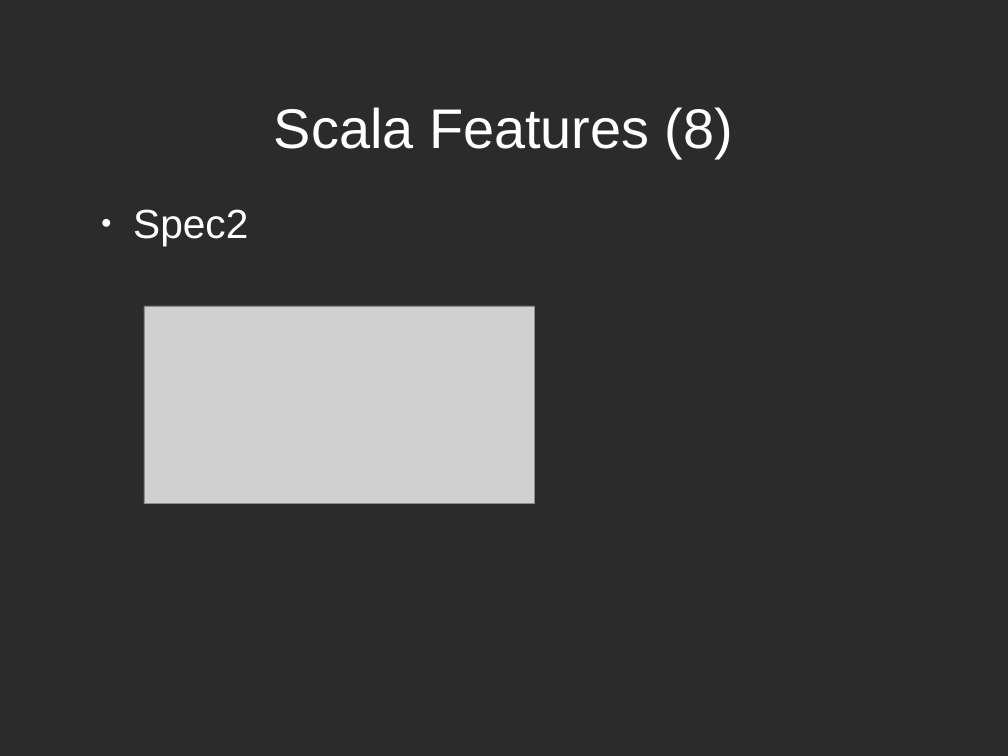
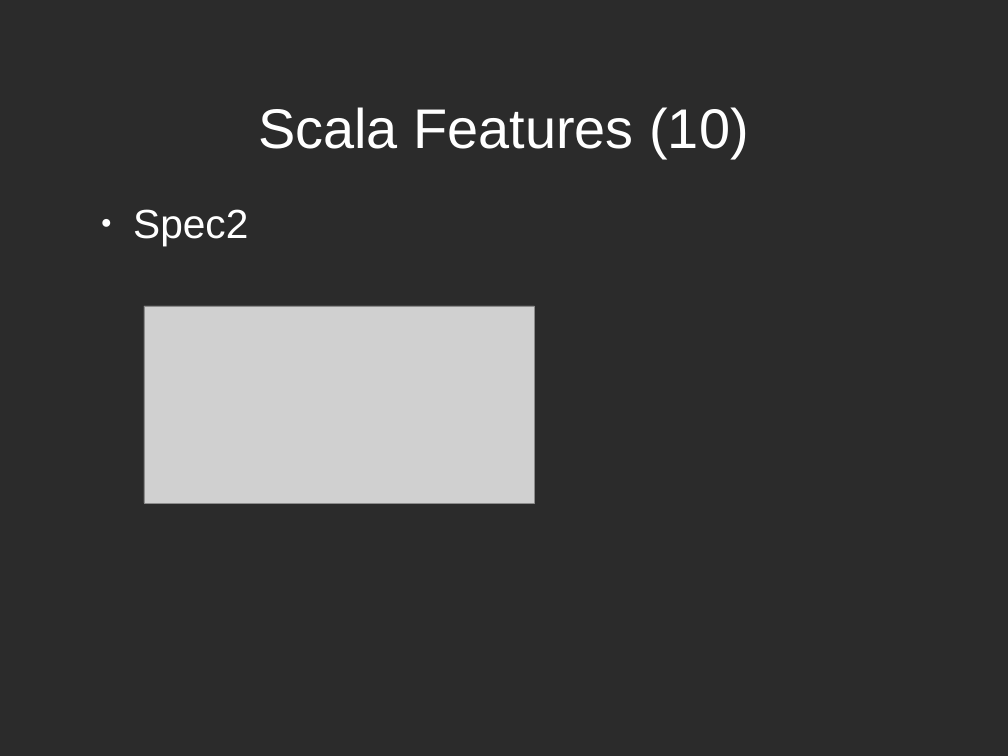
Before and after one commit to Jaykhum/dicewar, a slide deck: slide 18 of doc/Dicewars.odp (slide 14 before the commit). Drawn at 1008x756 pixels with LibreOffice and Linux fonts; fonts in the diff are those of the drawing; grey boxes stand for pictures; background and template pictures are left out; a plain dark background stands for a picture behind light text. Boxes give left, top, right and bottom in pixels: in the first picture for what was removed or moved away, otherwise in the second. Text is boxed around its words. In the diff, an @@ line names an element or a change of style, - is before the commit and + after.

```diff
--- a/doc/Dicewars.odp
+++ b/doc/Dicewars.odp
@@ title at <box>258,107,748,158</box>: text changed @@
-Scala Features (8)
+Scala Features (10)
```
Also in this commit, not shown: 11 other slides changed, 4 slides added, 12 other files.
